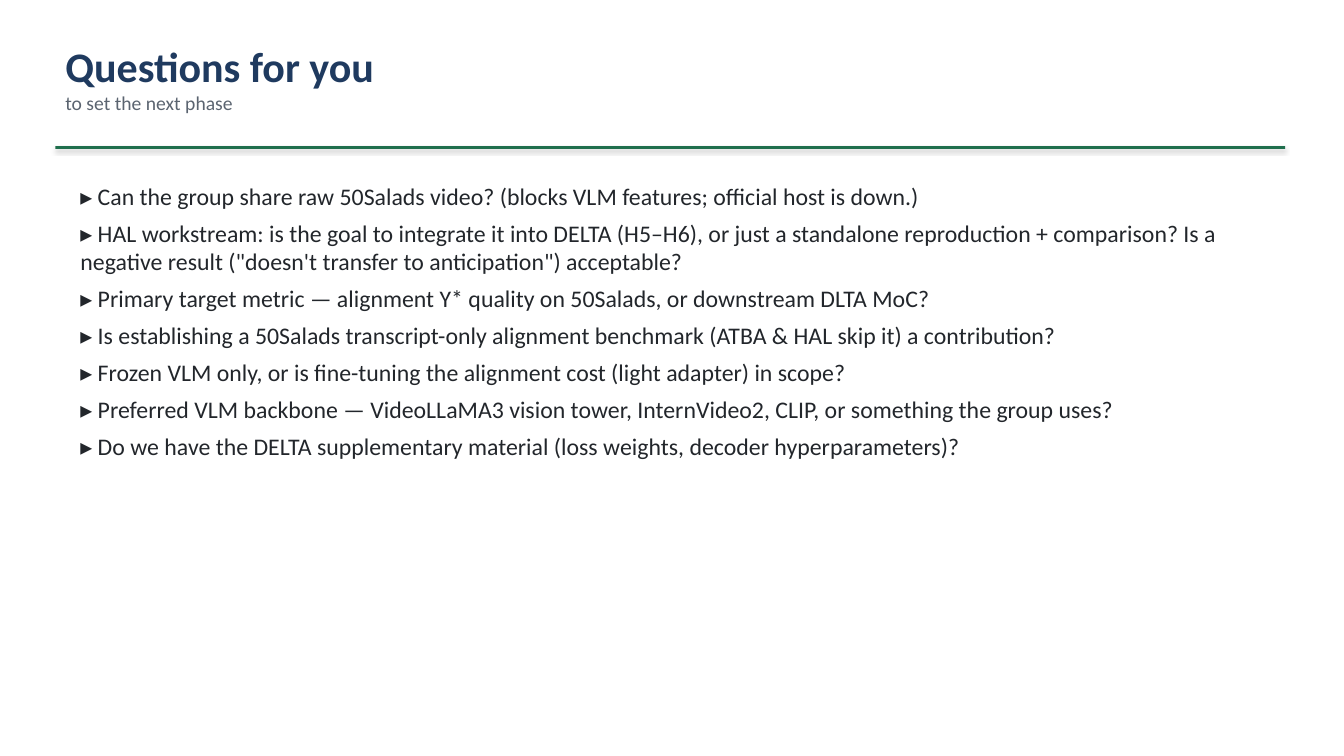
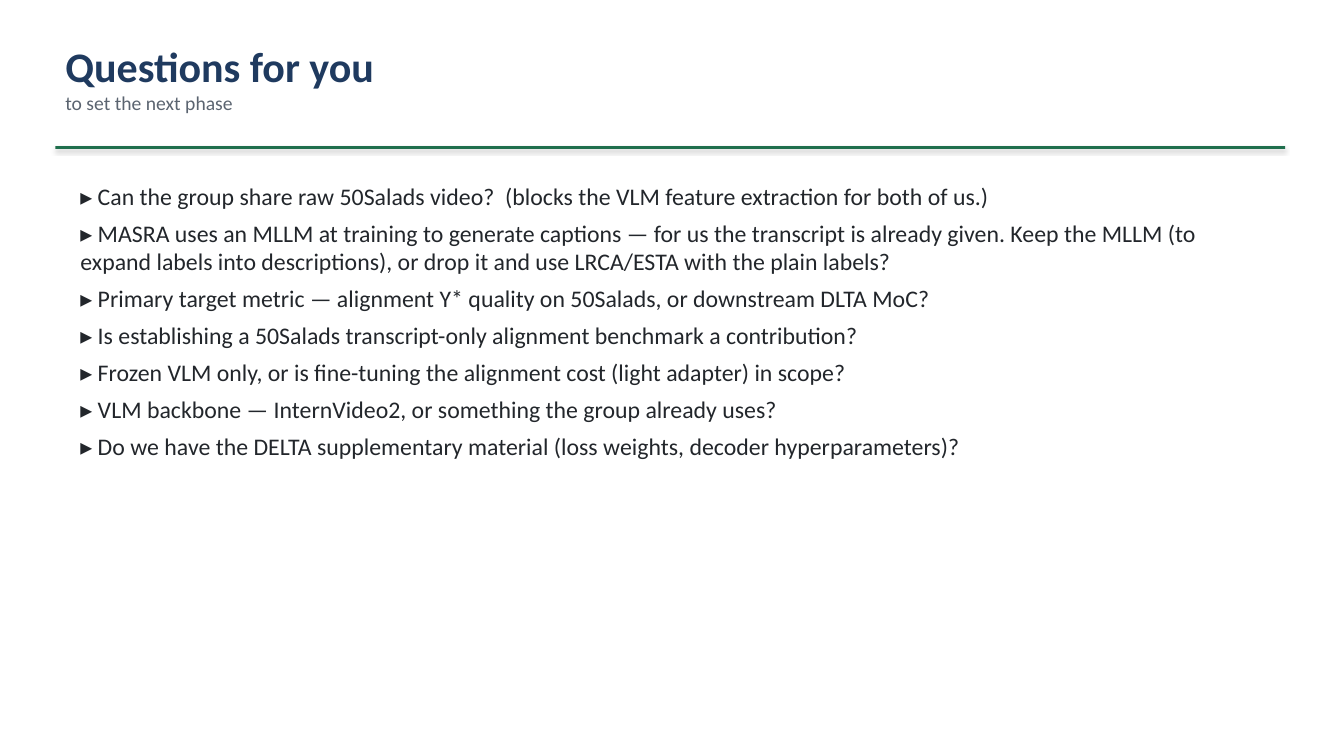
Before and after one commit to epayaslii/DELTA, a slide deck: slide 20 of slides/DELTA_progress_Mariella.pptx. Drawn at 1344x756 pixels with LibreOffice and Linux fonts; fonts in the diff are those of the drawing. Boxes give left, top, right and bottom in pixels: in the first picture for what was removed or moved away, otherwise in the second. Text is boxed around its words. In the diff, an @@ line names an element or a change of style, - is before the commit and + after.

Commit message:
Pivot HAL -> MASRA in progress deck and baselines doc
Supervisor requires a VLM-based TA with no segmentation-based approach, so
HAL is dropped as a workstream (kept as a baseline number only). New split:
Eliz -> MASRA (MLLM train-time LRCA/ESTA regulariser on InternVideo2
transcript x frame similarity, plan M1-M7), co-intern -> CVA.

- slides/make_deck.py + .pptx: 21 slides reworked for the pivot (framing,
  VLM-alignment literature, workstream split, MASRA M1-M7 plan, sequencing,
  questions).
- docs/baselines-hal-cva.md: scope-update banner, MASRA analysis section,
  genuine transcript->video aligner refs, rewritten workstream split; old
  HAL plan retained as record-only.

```diff
--- a/slides/DELTA_progress_Mariella.pptx
+++ b/slides/DELTA_progress_Mariella.pptx
@@ text at (80,188,1196,274): text changed @@
-▸ Can the group share raw 50Salads video? (blocks VLM features; official host is down.)
-▸ HAL workstream: is the goal to integrate it into DELTA (H5–H6), or just a standalone reproduction + comparison? Is a negative result ("doesn't transfer to anticipation") acceptable?
+▸ Can the group share raw 50Salads video? (blocks the VLM feature extraction for both of us.)
+▸ MASRA uses an MLLM at training to generate captions — for us the transcript is already given. Keep the MLLM (to expand labels into descriptions), or drop it and use LRCA/ESTA with the plain labels?
@@ text at (98,327,857,348): text changed @@
-▸ Is establishing a 50Salads transcript-only alignment benchmark (ATBA & HAL skip it) a contribution?
+▸ Is establishing a 50Salads transcript-only alignment benchmark a contribution?
@@ text at (98,401,776,422): text changed @@
-▸ Preferred VLM backbone — VideoLLaMA3 vision tower, InternVideo2, CLIP, or something the group uses?
+▸ VLM backbone — InternVideo2, or something the group already uses?
```
Also in this commit, not shown: 11 other slides changed, 1 slide added, 1 slide removed, 2 other files.
